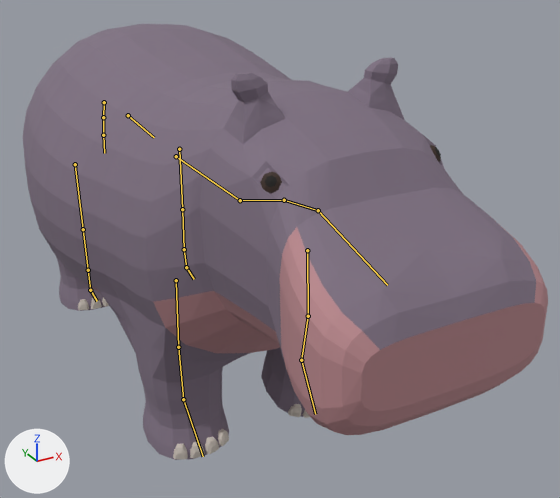
The glTF model creatures/experiments/boxmodel/abc/t7x/zoo/hippo/stage4/hippo.glb: old version first, new version second.
The view is the same before and after, from a 50 mm lens placed at (-1.31, -2.97, 2.1), pointed at (0.25, -0.13, 0.68). Every picture has the same lights, and +X, +Y and +Z are marked at lower left. The older version comes first. Both versions are drawn at frame 20 of the action 'move'; the numbers are the values there. The bones that change, and the others that lie on the model, are drawn over the model as lines.

Objects in the first picture: 'body', 'piece_nails' and 1 more.
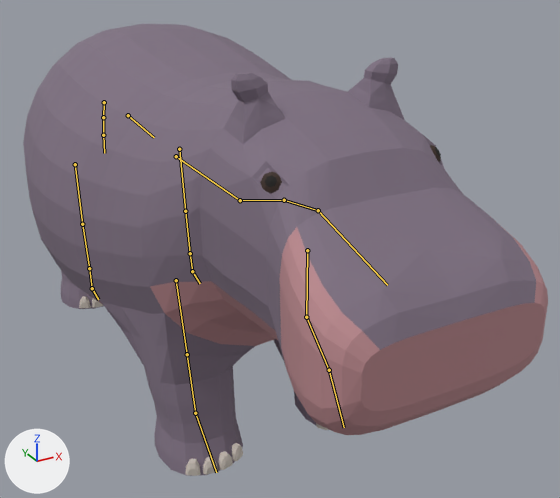
Pixel boxes [x1, y1, x2, y2] of what changed, in the pictures (560 x 498 px):
'body', posed
    before: [23, 24, 548, 460]
    after: [23, 24, 548, 476]
'piece_nails', posed (7% wider, 10% taller)
    before: [78, 297, 310, 460]
    after: [79, 296, 328, 476]
bone 'upperarm.L', root to tip
    before: (307, 250) to (308, 316)
    after: (307, 250) to (306, 317)
bone 'forearm.L', root to tip
    before: (308, 316) to (301, 360)
    after: (306, 317) to (329, 370)
bone 'hand.L', root to tip
    before: (301, 360) to (315, 414)
    after: (329, 370) to (344, 427)
bone 'upperarm.R', root to tip
    before: (176, 280) to (178, 347)
    after: (176, 280) to (187, 354)
bone 'forearm.R', root to tip
    before: (178, 347) to (183, 399)
    after: (187, 354) to (195, 413)
bone 'hand.R', root to tip
    before: (183, 399) to (203, 456)
    after: (195, 413) to (216, 472)
bone 'thigh.L', root to tip
    before: (179, 149) to (182, 209)
    after: (179, 149) to (185, 211)
bone 'shin.L', root to tip
    before: (182, 209) to (184, 249)
    after: (185, 211) to (190, 253)
bone 'foot.L', root to tip
    before: (184, 249) to (186, 267)
    after: (190, 253) to (192, 271)
bone 'thigh.R', root to tip
    before: (75, 164) to (83, 229)
    after: (75, 164) to (82, 224)
bone 'shin.R', root to tip
    before: (83, 229) to (88, 270)
    after: (82, 224) to (89, 268)
bone 'foot.R', root to tip
    before: (88, 270) to (90, 290)
    after: (89, 268) to (92, 288)

The edits, one by one:
Bone 'upperarm.L' (bone_upperarm_l) turns from (2, 0, 0) to (3, 0, -2) degrees about its own x, y and z.
Bone 'forearm.L' (bone_forearm_l) turns from (-17, 0, 0) to (39, -1, 4) degrees about its own x, y and z.
Bone 'hand.L' (bone_hand_l) turns from (-11, 0, 0) to (-67, -1, -2) degrees about its own x, y and z.
Bone 'upperarm.R' (bone_upperarm_r) turns from (-2, 0, 0) to (13, 0, 0) degrees about its own x, y and z.
Bone 'forearm.R' (bone_forearm_r) turns from (0, 0, 0) to (-4, 0, -1) degrees about its own x, y and z.
Bone 'hand.R' (bone_hand_r) turns from (0, 0, 0) to (-11, 0, 0) degrees about its own x, y and z.
Bone 'thigh.L' (bone_thigh_l) turns from (-2, 0, 0) to (4, 0, 1) degrees about its own x, y and z.
Bone 'shin.L' (bone_shin_l) turns from (0, 0, 0) to (6, 0, -2) degrees about its own x, y and z.
Bone 'foot.L' (bone_foot_l) turns from (0, 0, 0) to (-12, 1, 1) degrees about its own x, y and z.
Bone 'thigh.R' (bone_thigh_r) turns from (2, 0, 0) to (-10, 0, 3) degrees about its own x, y and z.
Bone 'shin.R' (bone_shin_r) turns from (-9, 0, 0) to (30, 1, -7) degrees about its own x, y and z.
Bone 'foot.R' (bone_foot_r) turns from (11, 0, 0) to (-16, 0, 5) degrees about its own x, y and z.
